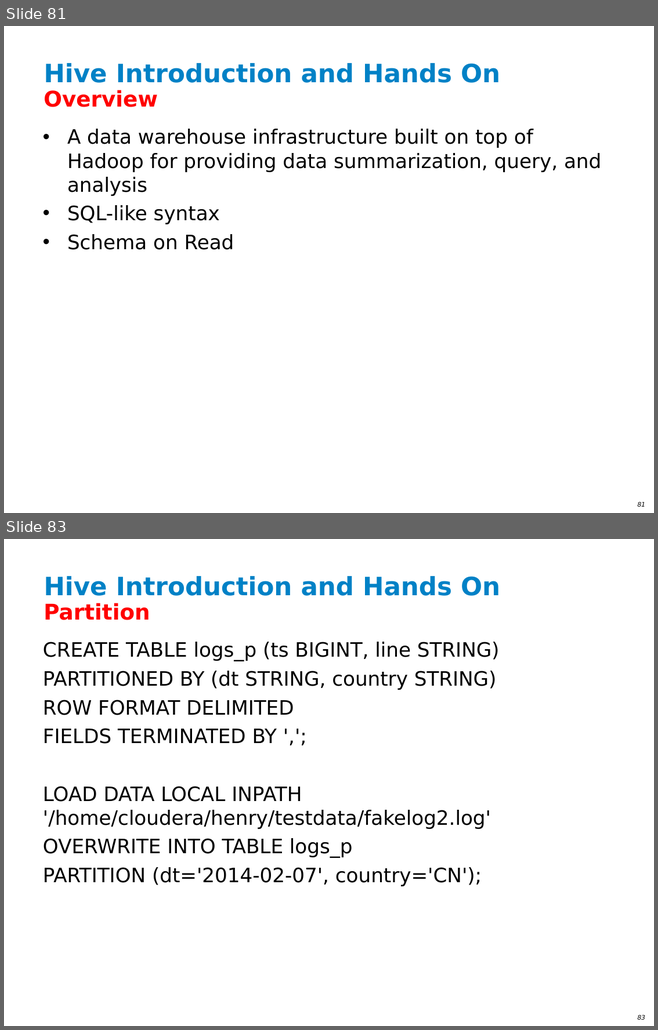
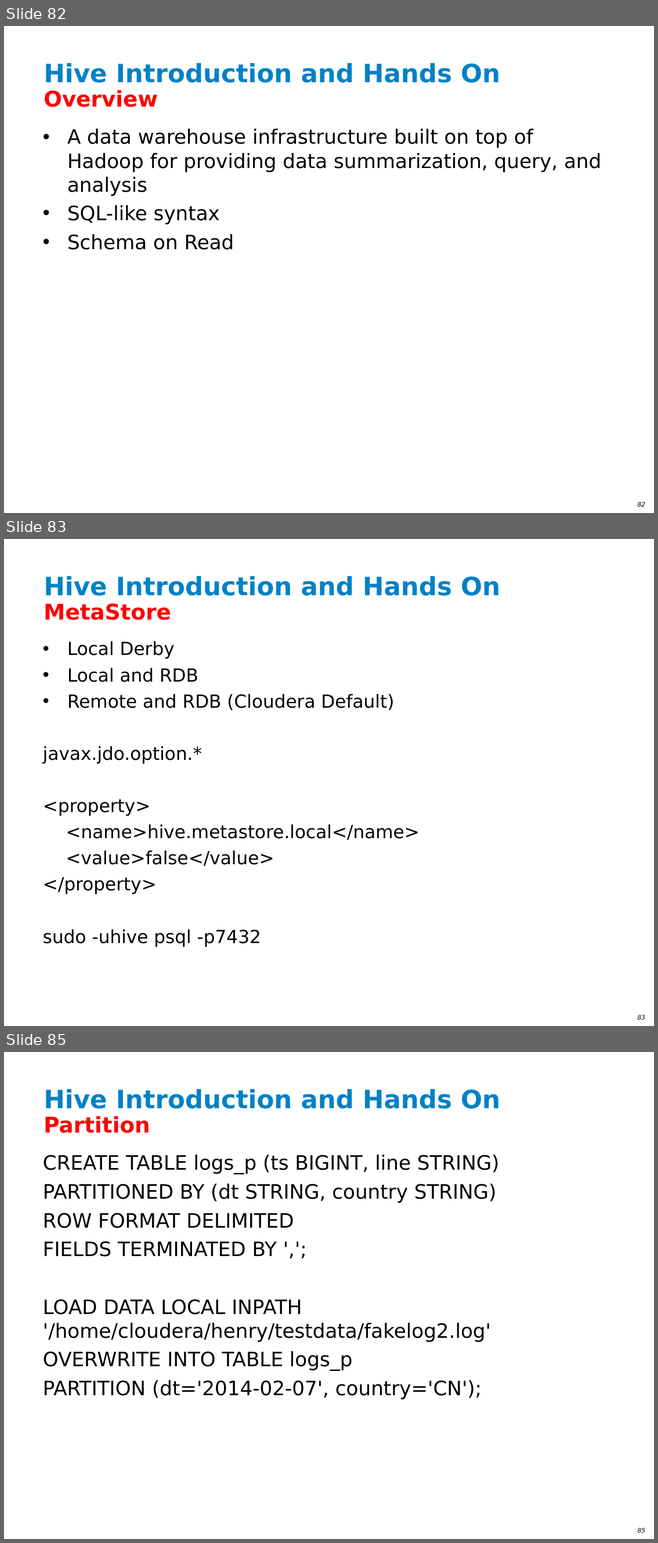
Before and after one commit to ianlin/small-data, a slide deck: training/III_Hadoop_20140607.ppt. Shown one above the other, each under a label of ours: slides 81 and 83 before the commit, slides 82, 83 and 85 after it; the slides between them are not shown. The pictures are 658x1030 and 658x1543 pixels, drawn with LibreOffice and Linux fonts; fonts in the diff are those of the drawing; background and template pictures are left out. Boxes give left, top, right and bottom in pixels: in the first picture for what was removed or moved away, otherwise in the second. Text is boxed around its words. In the diff, an @@ line names an element or a change of style, - is before the commit and + after.

```diff
--- a/training/III_Hadoop_20140607.ppt
+++ b/training/III_Hadoop_20140607.ppt
@@ slide 83 added at (4,539,654,1026), background #FFFFFF; not listed: 1 template element that a slide beside it also shows @@
@@ title added at (44,576,500,596), 28 pt, text #0081C6, bold @@
+Hive Introduction and Hands On
@@ text added at (43,603,171,620), 24 pt, text #FF0000, bold @@
+MetaStore
@@ text added at (43,641,419,947), 20 pt, text #000000 @@
+• Local Derby
+• Local and RDB
+• Remote and RDB (Cloudera Default)
+javax.jdo.option.*
+<property>
+<name>hive.metastore.local</name>
+<value>false</value>
+</property>
+sudo -uhive psql -p7432
@@ what was slide 81 is now slide 82 @@
@@ page number at (637,502,645,507): text changed @@
-81
+82
@@ what was slide 83 is now slide 85 @@
```
Also in this commit, not shown: 4 slides changed, 1 other slide added.
